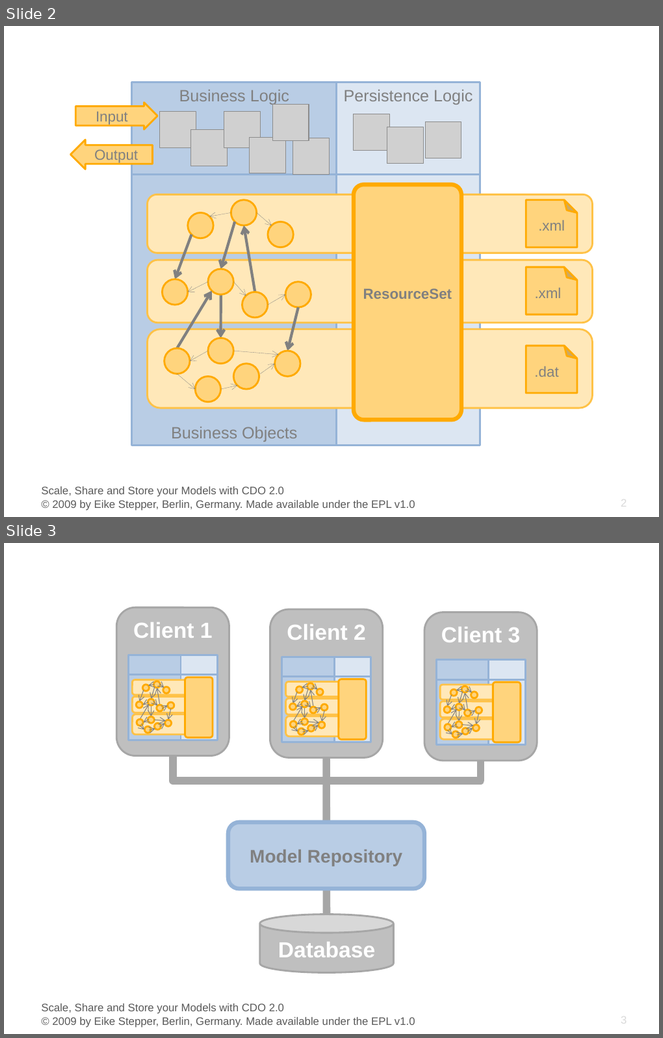
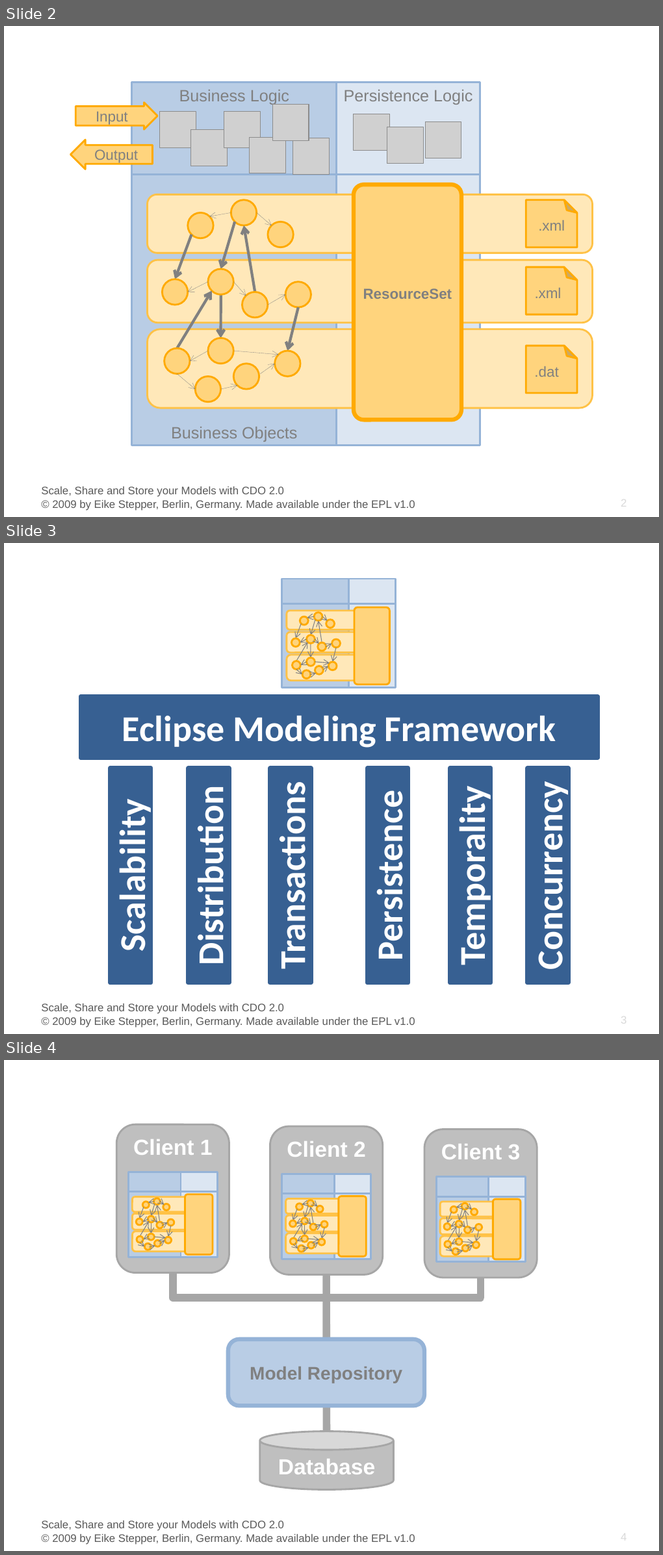
Before and after one commit to eclipse-cdo/cdo.www, a slide deck: documentation/presentations/EclipseCon_2009/CDO_EclipseCon_2009.pptx. Shown one above the other, each under a label of ours: slides 2 and 3 before the commit, slides 2, 3 and 4 after it. The pictures are 663x1038 and 663x1555 pixels, drawn with LibreOffice and Linux fonts; fonts in the diff are those of the drawing; grey boxes stand for pictures; background and template pictures are left out. Boxes give left, top, right and bottom in pixels: in the first picture for what was removed or moved away, otherwise in the second. Text is boxed around its words. In the diff, an @@ line names an element or a change of style, - is before the commit and + after.

```diff
--- a/documentation/presentations/EclipseCon_2009/CDO_EclipseCon_2009.pptx
+++ b/documentation/presentations/EclipseCon_2009/CDO_EclipseCon_2009.pptx
@@ slide 3 added at box(4, 543, 659, 1034), background picture (left out) @@
@@ group added at box(282, 579, 396, 688): 16 arrows, 12 ellipses, 4 rectangles, 4 rounded rectangles @@
@@ rectangle added at box(81, 696, 597, 758), fill #376092, outline #376092 4.5 pt, 40 pt, text #FFFFFF, bold @@
+Eclipse Modeling Framework
@@ rectangle added at box(110, 769, 152, 983), fill #376092, outline #376092 4.5 pt, 40 pt, text #FFFFFF, bold @@
+Scalability
@@ rectangle added at box(188, 769, 230, 983), fill #376092, outline #376092 4.5 pt, 40 pt, text #FFFFFF, bold @@
+Distribution
@@ rectangle added at box(270, 769, 311, 983), fill #376092, outline #376092 4.5 pt, 40 pt, text #FFFFFF, bold @@
+Transactions
@@ rectangle added at box(367, 769, 409, 983), fill #376092, outline #376092 4.5 pt, 40 pt, text #FFFFFF, bold @@
+Persistence
@@ rectangle added at box(450, 769, 492, 983), fill #376092, outline #376092 4.5 pt, 40 pt, text #FFFFFF, bold @@
+Temporality
@@ rectangle added at box(527, 769, 569, 983), fill #376092, outline #376092 4.5 pt, 40 pt, text #FFFFFF, bold @@
+Concurrency
@@ text added at box(41, 1004, 415, 1028), 12 pt, text #595959 @@
+Scale, Share and Store your Models with CDO 2.0
+© 2009 by Eike Stepper, Berlin, Germany. Made available under the EPL v1.0
@@ page number added at box(621, 1015, 627, 1027), 12 pt, text #D9D9D9 @@
+3
@@ what was slide 3 is now slide 4 @@
@@ page number at box(621, 1532, 627, 1544): text changed @@
-3
+4
```
Also in this commit, not shown: 3 slides changed, 1 slide removed.
